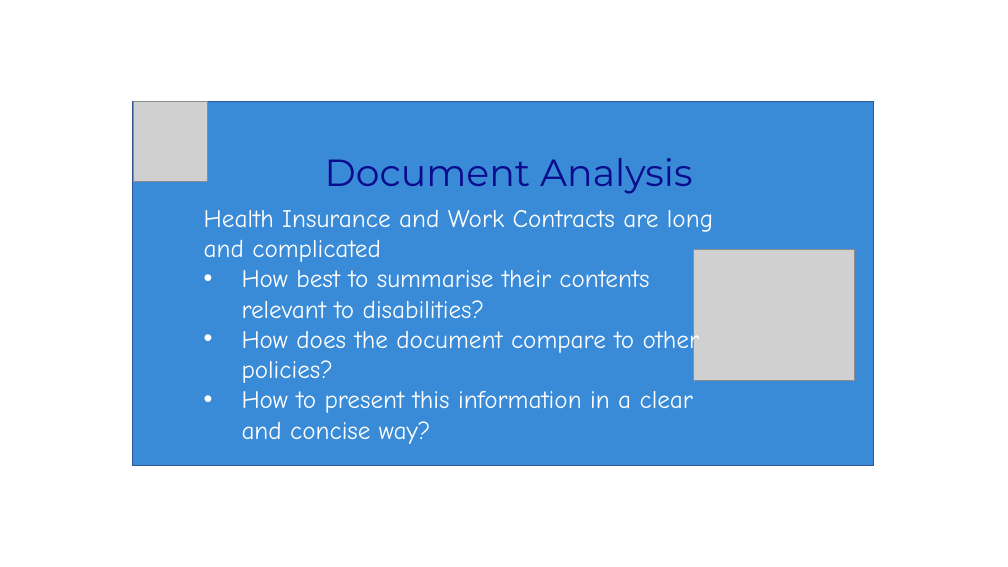
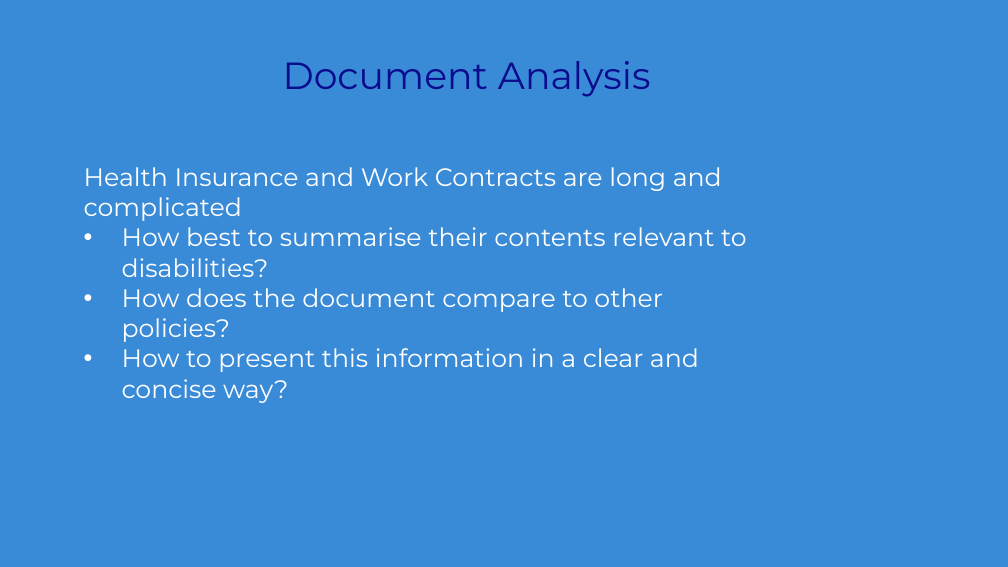
Before and after one commit to rs6713/sesame, a slide deck: slide 7 of sesame_presentation.pptx. Drawn at 1008x567 pixels with LibreOffice and Linux fonts; fonts in the diff are those of the drawing; grey boxes stand for pictures; background and template pictures are left out. Boxes give left, top, right and bottom in pixels: in the first picture for what was removed or moved away, otherwise in the second. Text is boxed around its words. In the diff, an @@ line names an element or a change of style, - is before the commit and + after.

```diff
--- a/sesame_presentation.pptx
+++ b/sesame_presentation.pptx
@@ background #FFFFFF to #3A8BD7 @@
@@ text "Document Analysis": place and size @@
-text "Document Analysis" at (325,158,693,194)
+text "Document Analysis" at (283,61,651,97)
@@ rectangle removed at (132,101,874,466) @@
@@ picture removed at (133,101,207,181) @@
@@ text "Health Insurance and Work Contracts ...": place and size @@
-text "Health Insurance and Work Contracts ..." at (204,210,713,444)
+text "Health Insurance and Work Contracts ..." at (84,167,747,403)
@@ text "Health Insurance and Work Contracts ..." at (84,167,747,403): font Comic Neue to Montserrat @@
@@ picture removed at (693,250,854,380) @@
```
Also in this commit, not shown: 6 other slides changed, 1 slide added, 1 slide removed.
